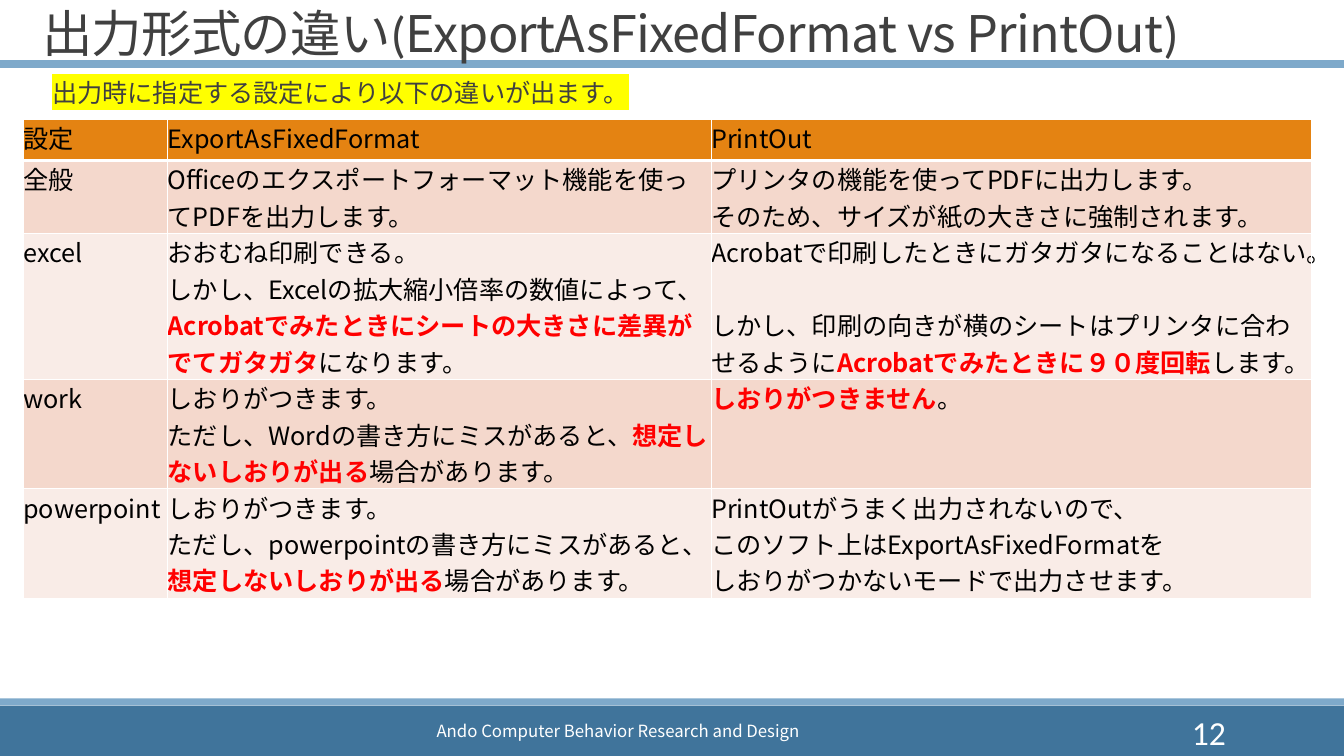
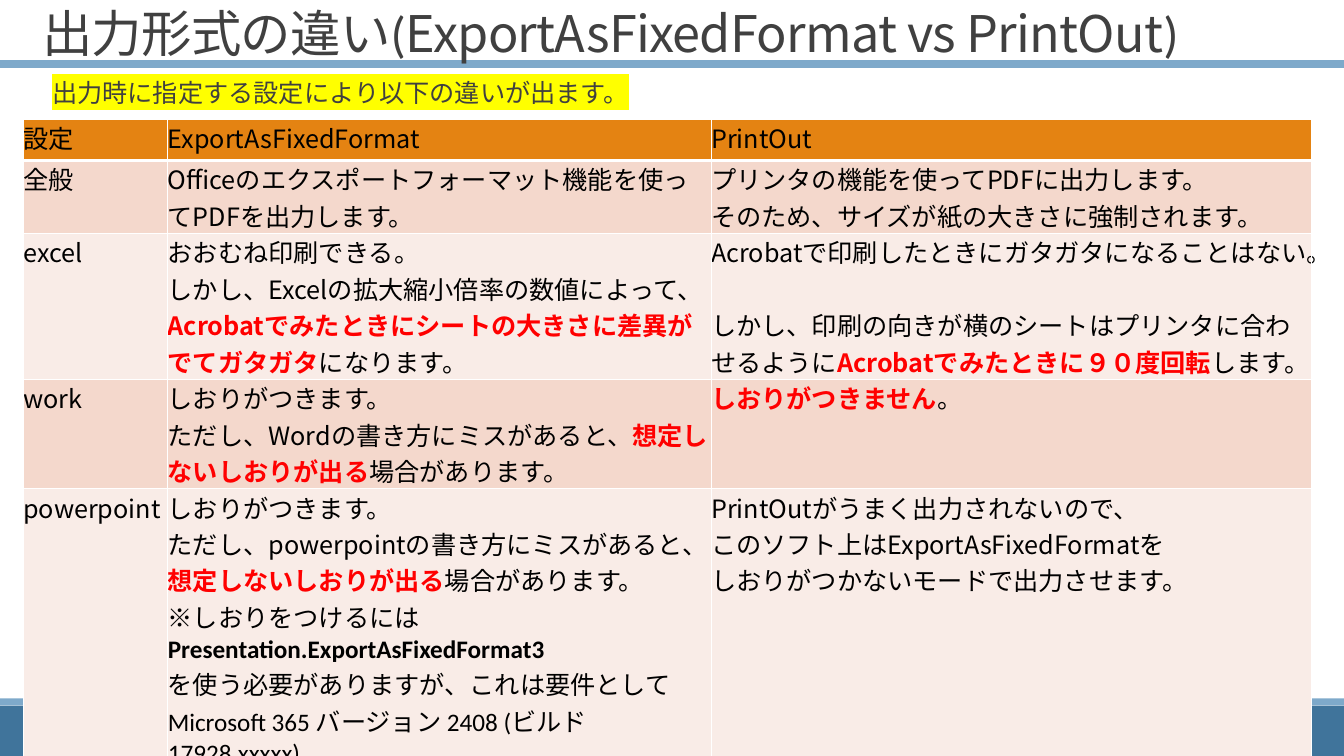
Before and after one commit to Tand0/CreateTableOfContentsExcelUsingSheetNames, a slide deck: slide 12 of doc/readme.pptx. Drawn at 1344x756 pixels with LibreOffice and Linux fonts; fonts in the diff are those of the drawing. Boxes give left, top, right and bottom in pixels: in the first picture for what was removed or moved away, otherwise in the second. Text is boxed around its words. In the diff, an @@ line names an element or a change of style, - is before the commit and + after.

```diff
--- a/doc/readme.pptx
+++ b/doc/readme.pptx
@@ table at (x1=23, y1=120, x2=1312, y2=739) @@
-row 5, column 2: しおりがつきます。 ただし、powerpointの書き方にミスがあると、想定しないしおりが出る場合があります。
+row 5, column 2: しおりがつきます。 ただし、powerpointの書き方にミスがあると、想定しないしおりが出る場合があります。 / ※しおりをつけるにはPresentation.ExportAsFixedFormat3 / を使う必要がありますが、これは要件として / Microsoft 365 バージョン 2408 (ビルド 17928.xxxxx) / 以上である必要があり、それ以前のバージョンではエラーになります。使わないでください。
@@ page number removed at (x1=1192, y1=723, x2=1226, y2=745) @@
-12
```
Also in this commit, not shown: 11 other files.
